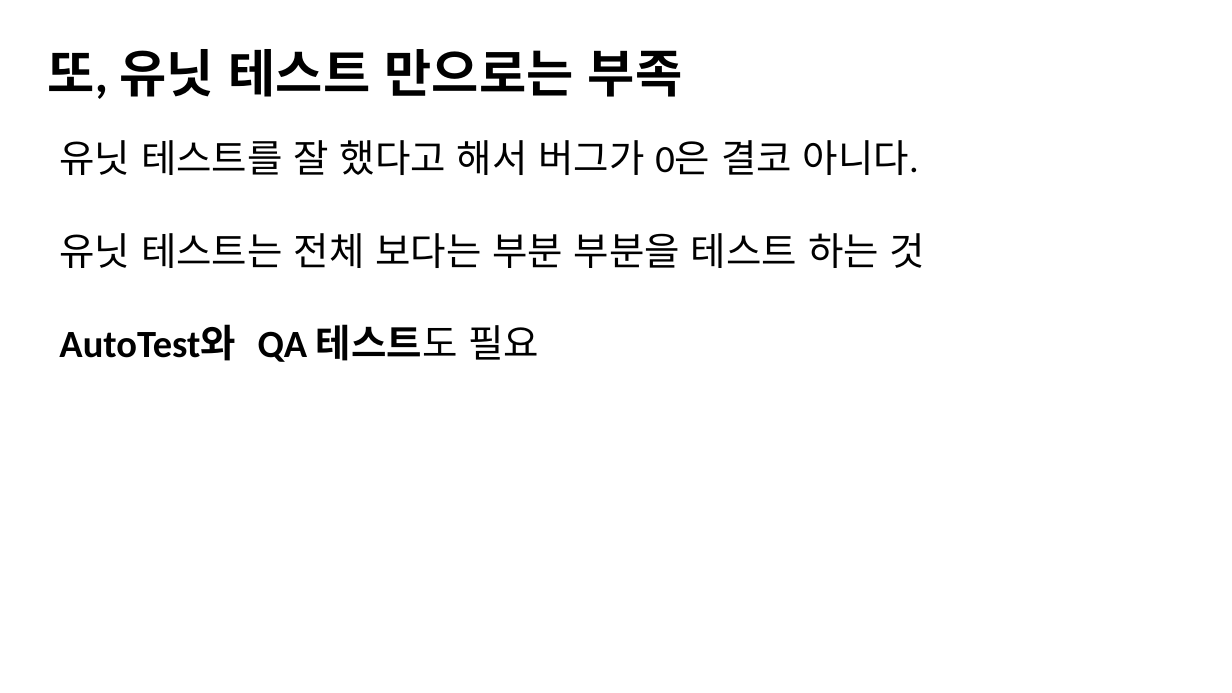
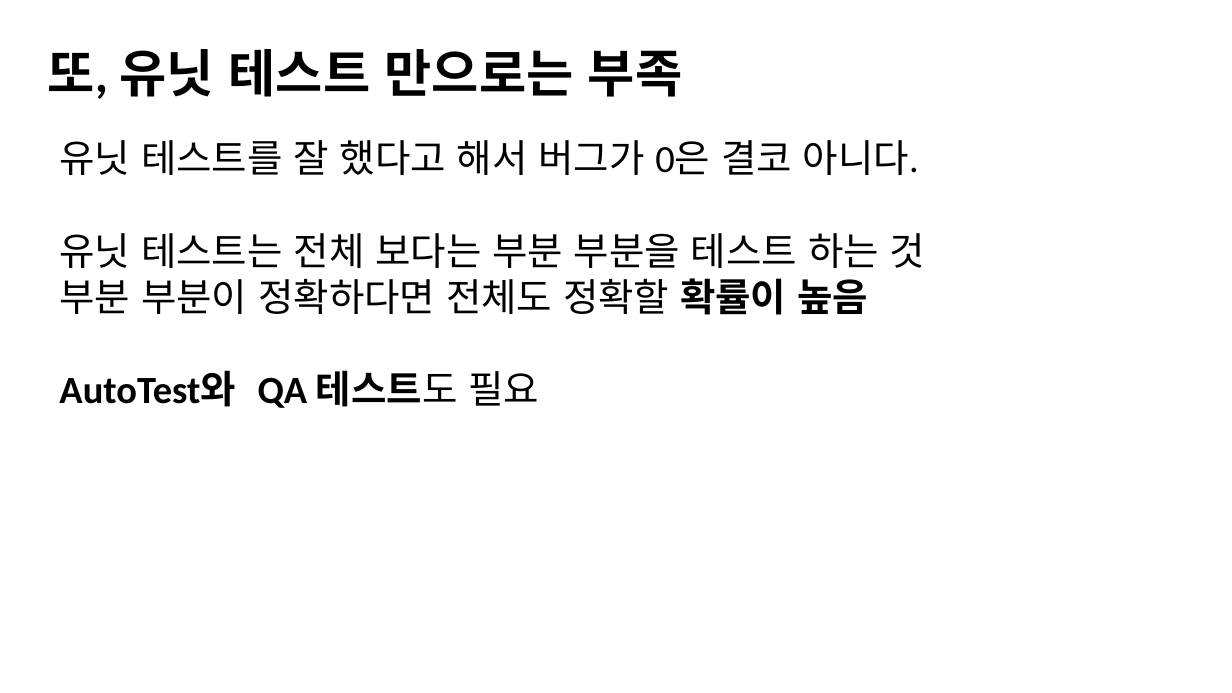
Before and after one commit to jacking75/conf_cpp_korea_2018-08, a slide deck: slide 15 of [C++ Korea 4th Seminar]Visual Cpp에서 유닛 테스트 하기.pptx. Drawn at 1232x693 pixels with LibreOffice and Linux fonts; fonts in the diff are those of the drawing. Boxes give left, top, right and bottom in pixels: in the first picture for what was removed or moved away, otherwise in the second. Text is boxed around its words. In the diff, an @@ line names an element or a change of style, - is before the commit and + after.

```diff
--- a/[C++ Korea 4th Seminar]Visual Cpp에서 유닛 테스트 하기.pptx
+++ b/[C++ Korea 4th Seminar]Visual Cpp에서 유닛 테스트 하기.pptx
@@ text at box(59, 233, 925, 315): text changed @@
-유닛 테스트는 전체 보다는 부분 부분을 테스트 하는 것
+유닛 테스트는 전체 보다는 부분 부분을 테스트 하는 것
+부분 부분이 정확하다면 전체도 정확할 확률이 높음
```
Also in this commit, not shown: 6 other slides changed, 6 slides added, 5 slides removed, 16 other files.
